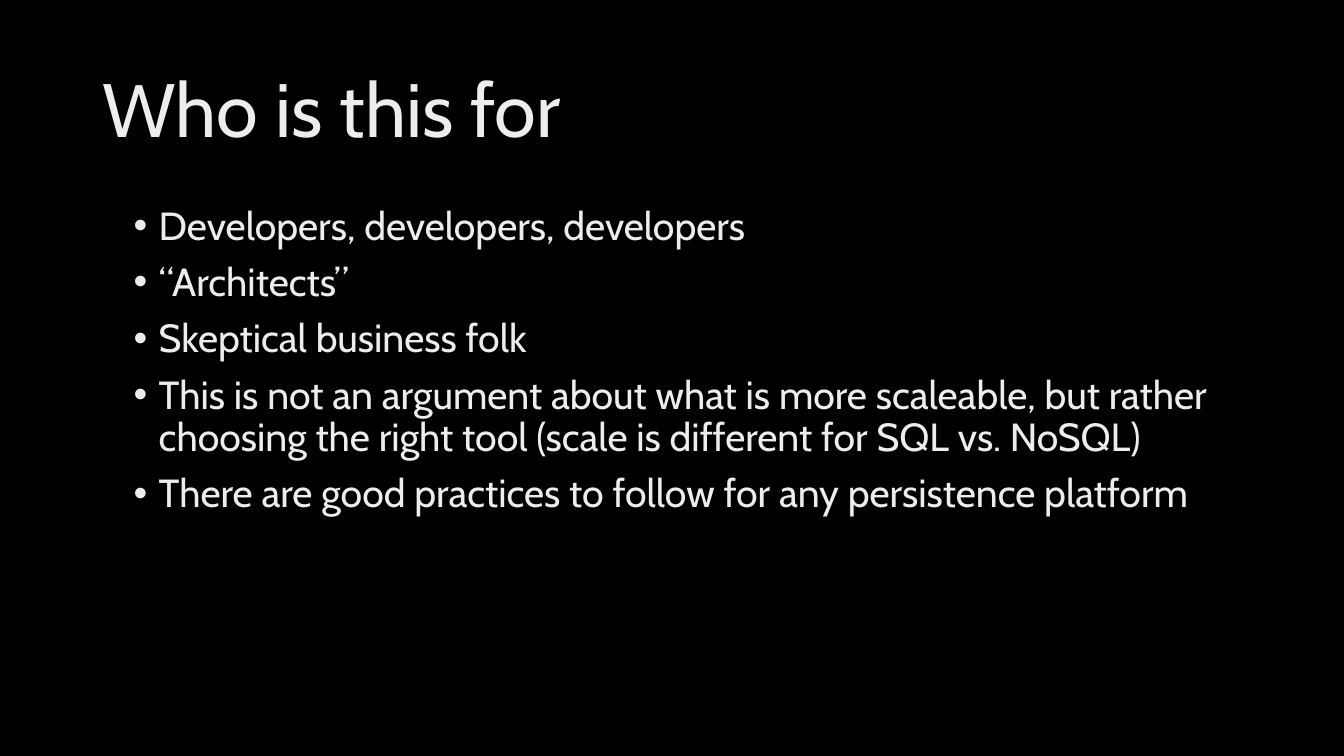
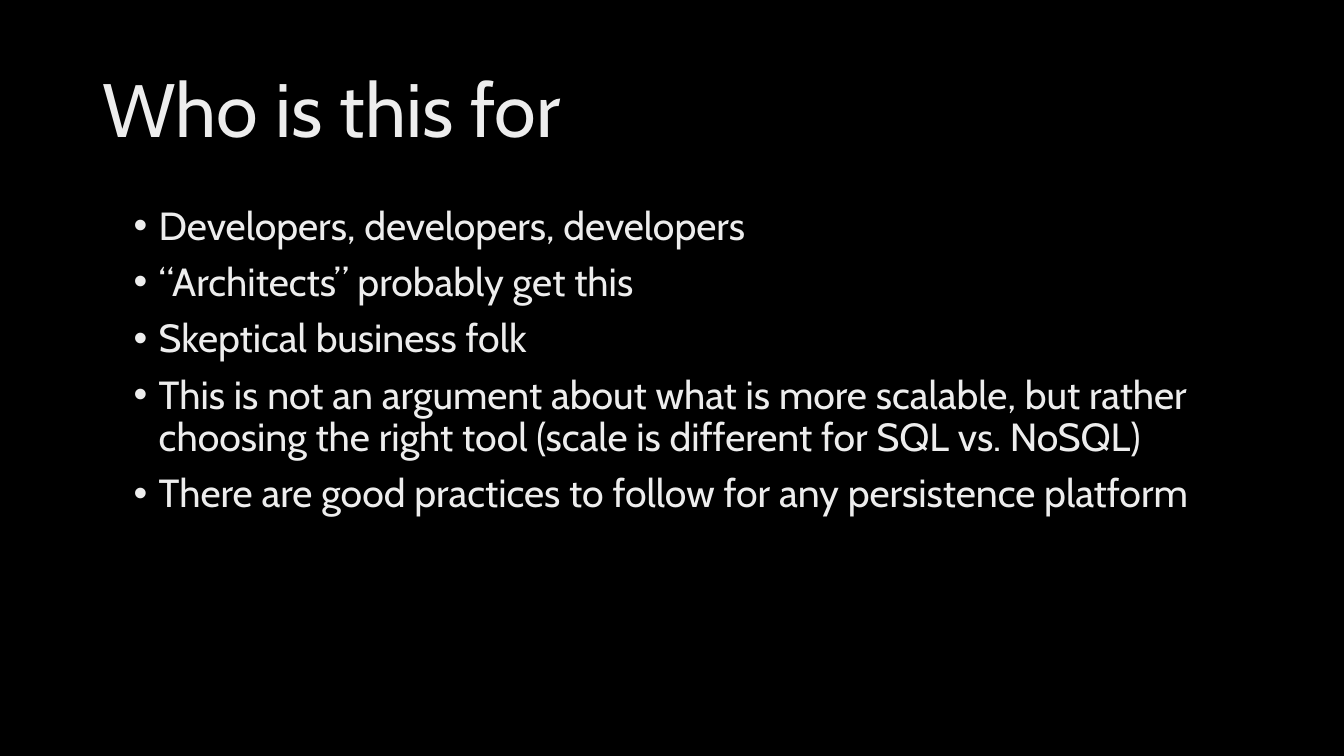
Before and after one commit to jeffputz/presentations, a slide deck: slide 4 of Architecture Without Data Drama.pptx (slide 3 before the commit). Drawn at 1344x756 pixels with LibreOffice and Linux fonts; fonts in the diff are those of the drawing; background and template pictures are left out. Boxes give left, top, right and bottom in pixels: in the first picture for what was removed or moved away, otherwise in the second. Text is boxed around its words. In the diff, an @@ line names an element or a change of style, - is before the commit and + after.

```diff
--- a/Architecture Without Data Drama.pptx
+++ b/Architecture Without Data Drama.pptx
@@ text at (x1=159, y1=266, x2=633, y2=306): text changed @@
-• “Architects”
+• “Architects” probably get this
@@ text at (x1=159, y1=379, x2=1187, y2=461): text changed @@
-• This is not an argument about what is more scaleable, but rather choosing the right tool (scale is different for SQL vs. NoSQL)
+• This is not an argument about what is more scalable, but rather choosing the right tool (scale is different for SQL vs. NoSQL)
```
Also in this commit, not shown: 5 other slides changed, 4 slides added, 1 slide removed.
